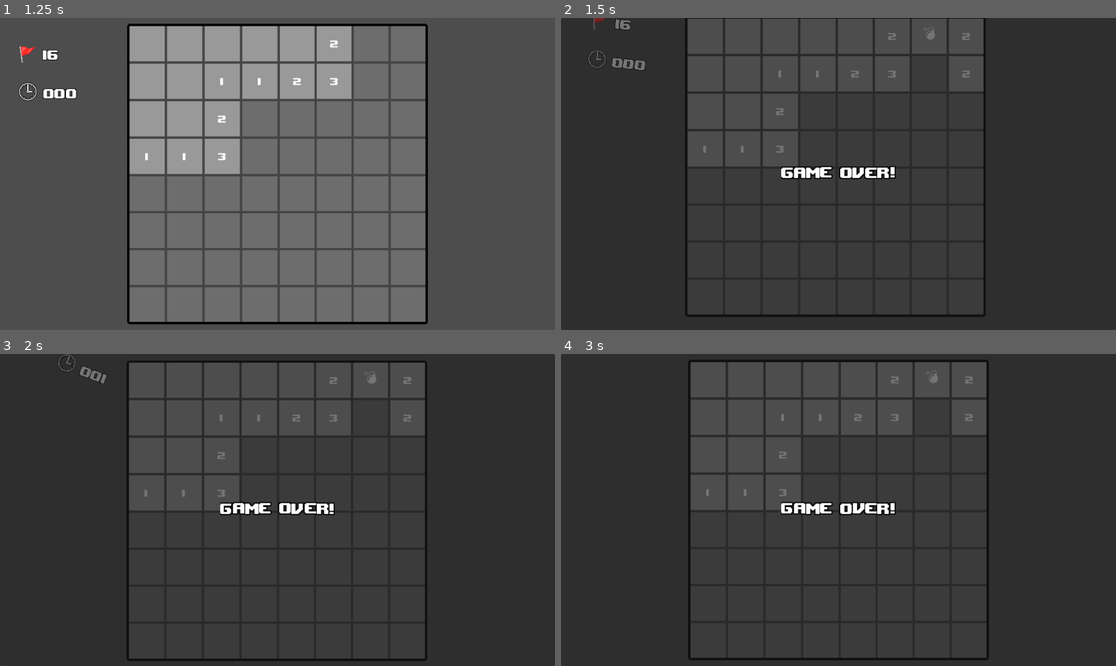
Above: before the commit, frames 1-4 (two rows, left to right).
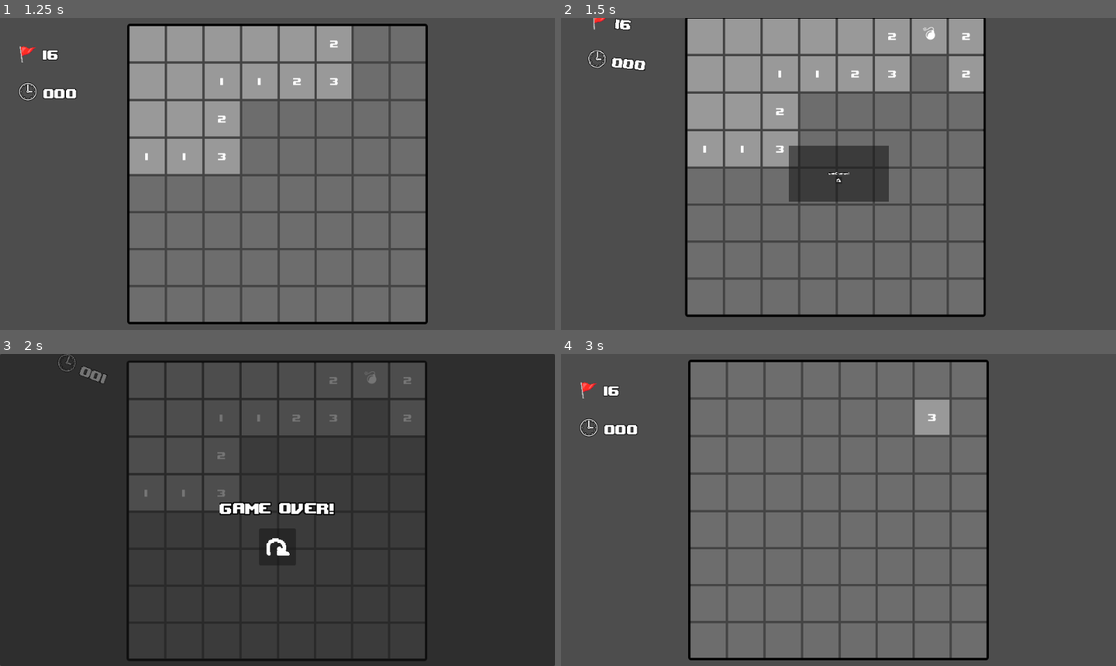
Above: after the commit, the same moments.

Repository: kiku09020/MineSweeper
Game: Godot game, scene res://Scenes/MainScene.tscn
Two runs of this game, one before a commit and one after it. Both use one fixed random seed, a clock stepped at 60 frames per second and the inputs below.
Inputs (mouse positions are in pixels of both pictures, inside the frame that each line leads up to):
- Up to frame 1 (1.25 s): click (149, 42) at 0.52 s
- Up to frame 2 (1.5 s): click (932, 42) at 1.27 s
- Up to frame 3 (2 s): no input
- Up to frame 4 (3 s): click (838, 547) at 2.02 s; click (932, 416) at 2.77 s

Frame 1 is identical in both runs. In frame 2, 96% of the frame differs, in the area x 0-100%, y 0-100%; in frame 3, 0.1%; in frame 4, 98%.

Commit message:
UIイージングなどの作成

Diff:
--- a/Scenes/MainScene.tscn
+++ b/Scenes/MainScene.tscn
@@ -33,7 +33,6 @@
 [node name="GameUILayer" parent="ControlRoot" instance=ExtResource("2_et0tu")]
 
 [node name="GameClearLayer" parent="ControlRoot" instance=ExtResource("3_s3b3n")]
-visible = false
 
 [node name="GameOverLayer" parent="ControlRoot" instance=ExtResource("4_pbvm6")]
 visible = false
@@ -46,6 +45,8 @@
 game_ui_layer = NodePath("../../ControlRoot/GameUILayer")
 gameover_layer = NodePath("../../ControlRoot/GameOverLayer")
 gameclear_layer = NodePath("../../ControlRoot/GameClearLayer")
+transition_type = 4
+easing_type = 2
 
 [node name="GameManager" type="Node" parent="Managers"]
 script = ExtResource("3_100mc")
--- /dev/null
+++ b/Scenes/UI/Buttons/retry_button.gd
@@ -0,0 +1,5 @@
+#*--------------- Extend ---------------*
+extends Button
+
+func _on_pressed() -> void:
+	get_tree().reload_current_scene()
--- /dev/null
+++ b/Scenes/UI/Buttons/retry_button.tscn
@@ -0,0 +1,33 @@
+[gd_scene load_steps=3 format=3 uid="uid://bbfx7qay7p0cr"]
+
+[ext_resource type="Texture2D" uid="uid://sce6qpa3ard0" path="res://Assets/Textures/UI/RetryIcon.png" id="1_1w5et"]
+[ext_resource type="Script" path="res://Scenes/UI/Buttons/retry_button.gd" id="1_k3h5h"]
+
+[node name="RetryButton" type="Button"]
+anchors_preset = 8
+anchor_left = 0.5
+anchor_top = 0.5
+anchor_right = 0.5
+anchor_bottom = 0.5
+offset_left = -32.0
+offset_top = 32.0
+offset_right = 32.0
+offset_bottom = 96.0
+grow_horizontal = 2
+grow_vertical = 2
+script = ExtResource("1_k3h5h")
+
+[node name="RetryIcon" type="TextureRect" parent="."]
+layout_mode = 1
+anchors_preset = -1
+anchor_right = 1.0
+anchor_bottom = 1.0
+offset_left = 8.0
+offset_top = 8.0
+offset_right = -8.0
+offset_bottom = -8.0
+grow_horizontal = 2
+grow_vertical = 2
+texture = ExtResource("1_1w5et")
+
+[connection signal="pressed" from="." to="." method="_on_pressed"]
--- a/Scenes/UI/Layers/game_clear_layer.tscn
+++ b/Scenes/UI/Layers/game_clear_layer.tscn
@@ -1,6 +1,7 @@
-[gd_scene load_steps=2 format=3 uid="uid://soh3cmgggs6g"]
+[gd_scene load_steps=3 format=3 uid="uid://soh3cmgggs6g"]
 
 [ext_resource type="PackedScene" uid="uid://c38mlmqid2ix2" path="res://Scenes/UI/Labels/main_text.tscn" id="1_jq21n"]
+[ext_resource type="PackedScene" uid="uid://bbfx7qay7p0cr" path="res://Scenes/UI/Buttons/retry_button.tscn" id="2_2v0eq"]
 
 [node name="GameClearLayer" type="CanvasLayer"]
 
@@ -10,6 +11,13 @@
 anchor_bottom = 1.0
 grow_horizontal = 2
 grow_vertical = 2
+pivot_offset = Vector2(480, 270)
 
-[node name="GameClearText" parent="." instance=ExtResource("1_jq21n")]
+[node name="GameClearText" parent="Panel" instance=ExtResource("1_jq21n")]
+layout_mode = 1
+offset_left = -111.5
+offset_right = 111.5
 text = "[wave amp=64][center]Game Clear![/center][/wave]"
+
+[node name="RetryButton" parent="Panel" instance=ExtResource("2_2v0eq")]
+layout_mode = 1
--- a/Scenes/UI/Layers/game_over_layer.tscn
+++ b/Scenes/UI/Layers/game_over_layer.tscn
@@ -1,6 +1,7 @@
-[gd_scene load_steps=2 format=3 uid="uid://einqn55ammdp"]
+[gd_scene load_steps=3 format=3 uid="uid://einqn55ammdp"]
 
 [ext_resource type="PackedScene" uid="uid://c38mlmqid2ix2" path="res://Scenes/UI/Labels/main_text.tscn" id="1_ammp6"]
+[ext_resource type="PackedScene" uid="uid://bbfx7qay7p0cr" path="res://Scenes/UI/Buttons/retry_button.tscn" id="2_wv8f0"]
 
 [node name="GameOverLayer" type="CanvasLayer"]
 
@@ -11,5 +12,11 @@
 grow_horizontal = 2
 grow_vertical = 2
 
-[node name="GameOverText" parent="." instance=ExtResource("1_ammp6")]
+[node name="GameOverText" parent="Panel" instance=ExtResource("1_ammp6")]
+layout_mode = 1
+offset_left = -100.5
+offset_right = 100.5
 text = "[shake][center]Game Over![/center][/shake]"
+
+[node name="RetryButton" parent="Panel" instance=ExtResource("2_wv8f0")]
+layout_mode = 1
--- a/Scripts/Managers/UILayerManager.gd
+++ b/Scripts/Managers/UILayerManager.gd
@@ -12,6 +12,11 @@
 @export_group("Properties")
 @export var hide_game_ui_layer = false
 
+@export_group("Easing")
+@export var easing_duration = .5
+@export var transition_type: Tween.TransitionType
+@export var easing_type: Tween.EaseType
+
 #*--------------- Fields ---------------*
 
 #*--------------- Signals ---------------*
@@ -25,14 +30,28 @@
 #*--------------- Methods ---------------*
 ## レイヤー表示アニメーション
 func play_show_layer_animation(layer: CanvasLayer):
+	var tween = get_tree().create_tween()
+
+	layer.show()
+
+	var panel = layer.get_child(0) as Panel
+	var panel_prev_scale = panel.scale
+	panel.pivot_offset = panel.size / 2
+	panel.scale = Vector2.ZERO
+	tween.tween_property(panel, "scale", panel_prev_scale, easing_duration) \
+		.set_trans(transition_type) \
+		.set_ease(easing_type)
+
 	pass
 
 #------------------------------------------------------------
 
 func _on_game_manager_on_gameover() -> void:
 	if hide_game_ui_layer: game_ui_layer.hide()
-	gameover_layer.show()
+	#gameover_layer.show()
+	play_show_layer_animation(gameover_layer)
 
 func _on_game_manager_on_gameclear() -> void:
 	if hide_game_ui_layer: game_ui_layer.hide()
-	gameclear_layer.show()
+	# gameclear_layer.show()
+	play_show_layer_animation(gameclear_layer)
Binary file added: Assets/Textures/UI/RetryIcon.png
Not shown, added: Assets/Textures/UI/RetryIcon.png.import
